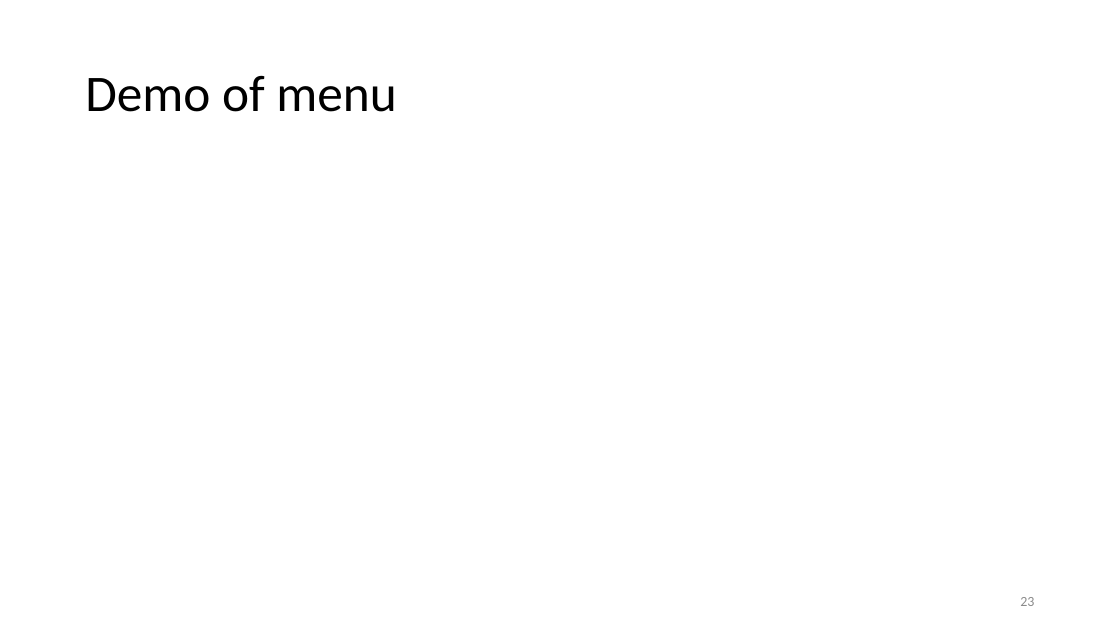
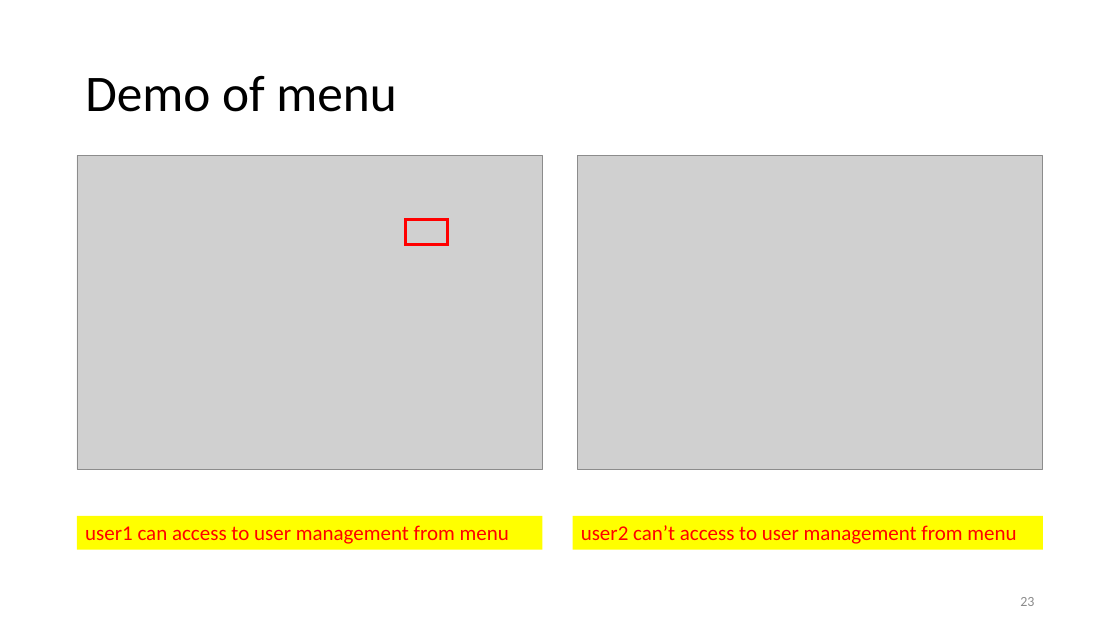
Before and after one commit to umbalaconmeogia/yii2-rbac-tutorial, a slide deck: slide 23 of docs/tutorial/Yii2RbacTutorial.pptx. Drawn at 1120x630 pixels with LibreOffice and Linux fonts; fonts in the diff are those of the drawing; grey boxes stand for pictures. Boxes give left, top, right and bottom in pixels: in the first picture for what was removed or moved away, otherwise in the second. Text is boxed around its words. In the diff, an @@ line names an element or a change of style, - is before the commit and + after.

Commit message:
Add demo screen into Yii2RbacTutorial.pptx

```diff
--- a/docs/tutorial/Yii2RbacTutorial.pptx
+++ b/docs/tutorial/Yii2RbacTutorial.pptx
@@ picture added at <box>77,155,543,470</box> @@
@@ picture added at <box>578,156,1044,471</box> @@
@@ rectangle added at <box>406,219,448,245</box>, outline #FF0000 3 pt @@
@@ rectangle added at <box>77,516,543,549</box>, fill #FFFF00, 18 pt, text #FF0000 @@
+user1 can access to user management from menu
@@ rectangle added at <box>573,516,1044,549</box>, fill #FFFF00, 18 pt, text #FF0000 @@
+user2 can’t access to user management from menu
```
Also in this commit, not shown: 3 other slides changed, 1 slide added, 2 other files.
